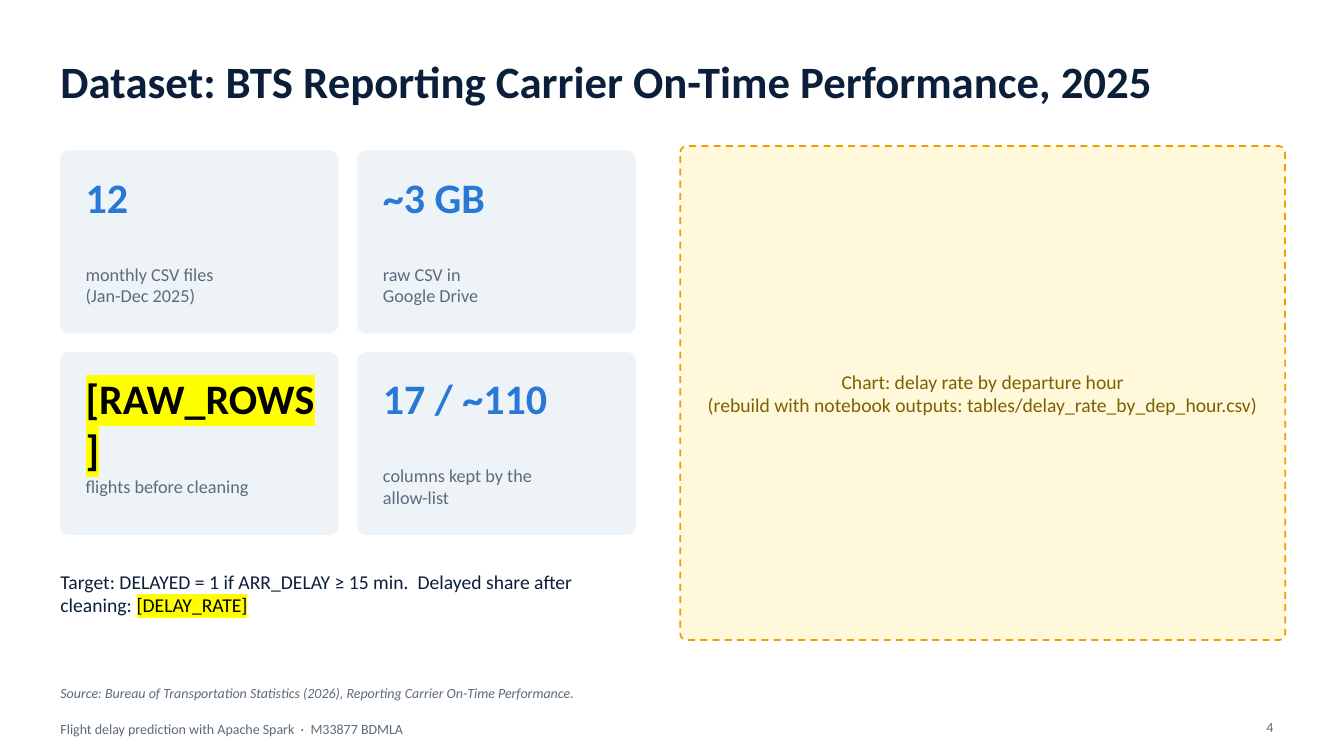
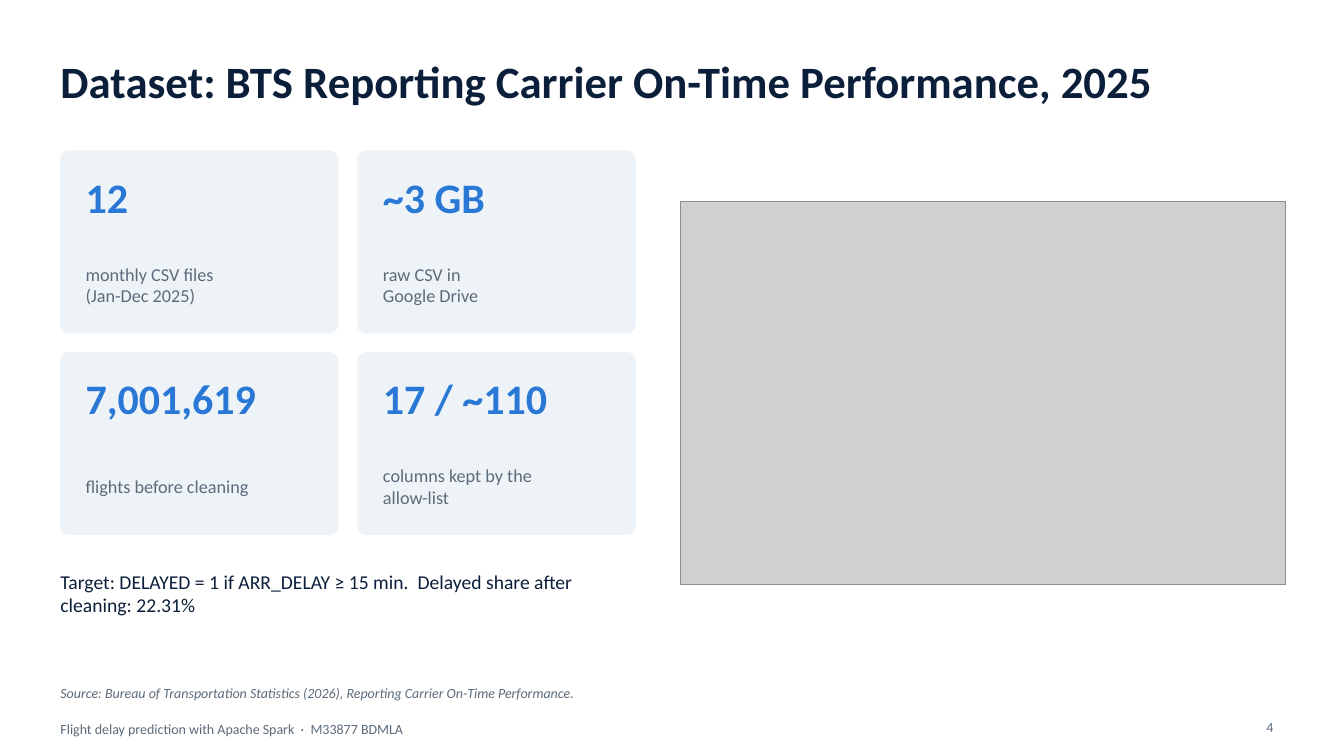
Before and after one commit to tiong0526/clone-21092024, a slide deck: slide 4 of bdmla-flight-delay/presentation/BDMLA_CW1_Flight_Delay_Presentation.pptx. Drawn at 1344x756 pixels with LibreOffice and Linux fonts; fonts in the diff are those of the drawing; grey boxes stand for pictures. Boxes give left, top, right and bottom in pixels: in the first picture for what was removed or moved away, otherwise in the second. Text is boxed around its words. In the diff, an @@ line names an element or a change of style, - is before the commit and + after.

```diff
--- a/bdmla-flight-delay/presentation/BDMLA_CW1_Flight_Delay_Presentation.pptx
+++ b/bdmla-flight-delay/presentation/BDMLA_CW1_Flight_Delay_Presentation.pptx
@@ rounded rectangle removed at <box>681,146,1286,640</box> @@
@@ picture added at <box>681,202,1286,585</box> @@
@@ text at <box>86,385,256,420</box>: text changed; text colour #000000 to #2A78D6 @@
-[RAW_ROWS]
+7,001,619
@@ text removed at <box>708,375,1257,415</box> @@
-Chart: delay rate by departure hour
-(rebuild with notebook outputs: tables/delay_rate_by_dep_hour.csv)
@@ text at <box>60,575,572,616</box>: text changed @@
-Target: DELAYED = 1 if ARR_DELAY ≥ 15 min. Delayed share after cleaning: [DELAY_RATE]
+Target: DELAYED = 1 if ARR_DELAY ≥ 15 min. Delayed share after cleaning: 22.31%
```
Also in this commit, not shown: 10 other slides changed, 21 other files.
